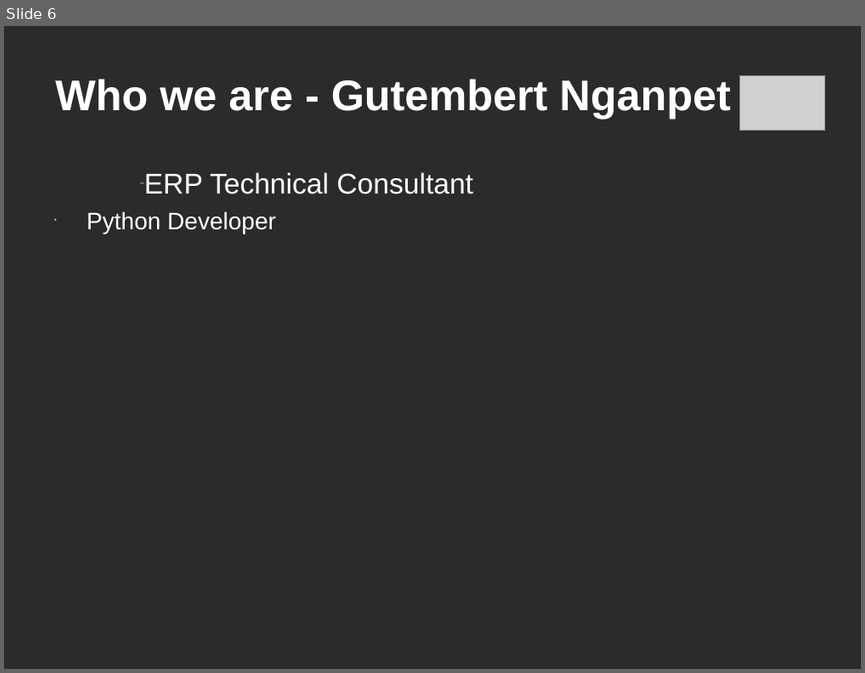
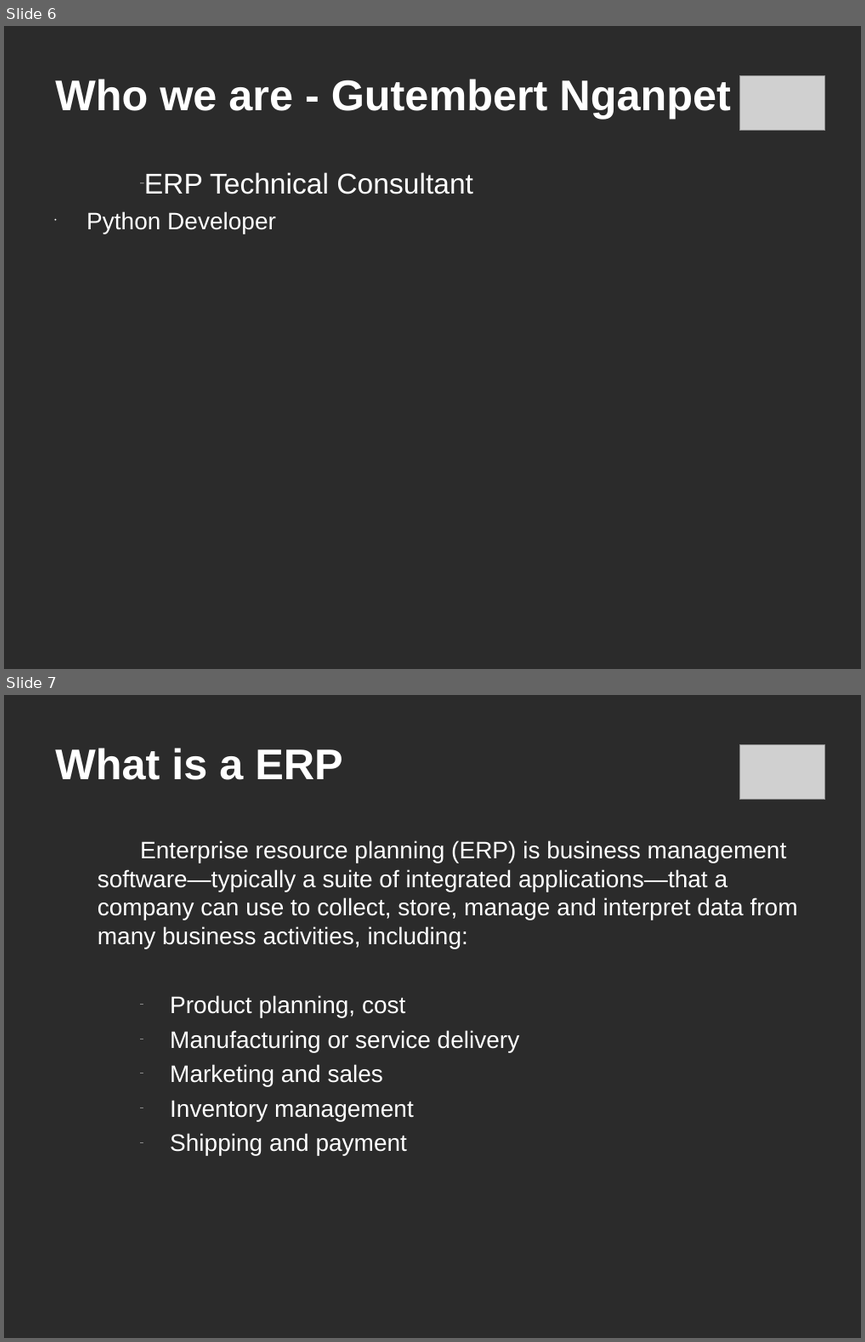
Before and after one commit to c-goosen/ctpug_11_july, a slide deck: Presentation/ctpug-odoo-11_july.ppt. Shown one above the other, each under a label of ours: slide 6 before the commit, slides 6 and 7 after it. The pictures are 865x673 and 865x1342 pixels, drawn with LibreOffice and Linux fonts; fonts in the diff are those of the drawing; grey boxes stand for pictures; background and template pictures are left out; a plain dark background stands for a picture behind light text. Boxes give left, top, right and bottom in pixels: in the first picture for what was removed or moved away, otherwise in the second. Text is boxed around its words. In the diff, an @@ line names an element or a change of style, - is before the commit and + after.

```diff
--- a/Presentation/ctpug-odoo-11_july.ppt
+++ b/Presentation/ctpug-odoo-11_july.ppt
@@ slide 7 added at (4,695,861,1338), background picture (left out) @@
@@ picture added at (739,744,825,800) @@
@@ title added at (55,748,343,780), 36 pt, text #FFFFFF, bold @@
+What is a ERP
@@ text added at (98,840,798,1155), 20 pt, text #FFFFFF @@
+  Enterprise resource planning (ERP) is business management software—typically a suite of integrated applications—that a company can use to collect, store, manage and interpret data from many business activities, including:
+  – Product planning, cost
+  – Manufacturing or service delivery
+  – Marketing and sales
+  – Inventory management
+  – Shipping and payment
```
Also in this commit, not shown: 8 other slides added, 5 other files.
